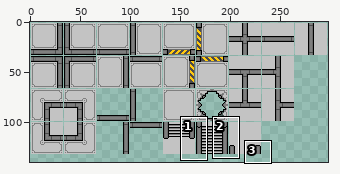
Two versions of one sprite sheet, Assets/Resources/Textures/Tiles/gameTiles01.png. The picture above shows the old version from afar; the outline marks the close-up.
Close-up. Before the commit:
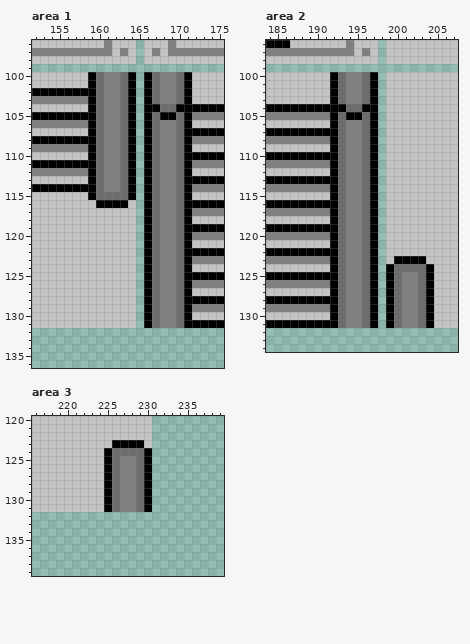
The file is 298x166 pixels. Colours within 5 levels of each other are drawn and written as one. Shown: area 1: x 152..175, y 96..136; area 2: x 184..207, y 96..134; area 3: x 216..239, y 120..139. The wide view leaves out empty margins. The commit also changed other parts of the picture, which this record leaves out.
The result:
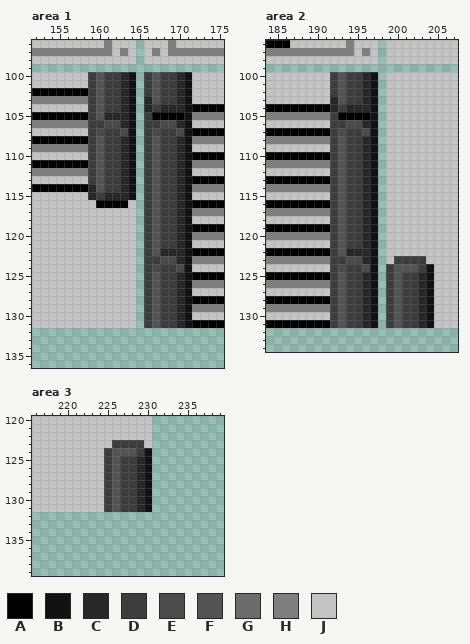
Palette (. is transparent): A #000000  B #121212  C #272727  D #3d3d3d  E #4b4b4b  F #535353  G #6c6c6c  H #7f7f7f  J #c3c3c3
Edits made:
Changed rows in their new state; - is an unchanged pixel.
Area 1:
first column x 159:
100 DFDDCB-DFDDCB
101 DFDDCB-DFDDCB
102 DFDDCB-DFDDCB
103 DFDDCB-CFDDCB
104 DFDDCB-CDCCCB
105 DFCCCB-DA--AB
106 DDEECB-DDEECB
107 DEDDEB-DEDDEB
108 DFDDCB-DFDDCB
109 DFDDCB-DFDDCB
110 DFDDCB-DFDDCB
111 DFDDCB-DFDDCB
112 DFDDCB-DFDDCB
113 DFDDCB-DFDDCB
114 CFDDCB-DFDDCB
115 CDCCCB-DFDDCB
116 -------DFDDCB
117 -------DFDDCB
118 -------DFDDCB
119 -------DFDDCB
120 -------DFDDCB
121 -------DFDDCB
122 -------DFCCCB
123 -------DDEECB
124 -------DEDDEB
125 -------DFDDCB
126 -------DFDDCB
127 -------DFDDCB
128 -------DFDDCB
129 -------DFDDCB
130 -------DFDDCB
131 -------DFDDCB
Area 2:
first column x 192:
100 DFDDCB-------
101 DFDDCB-------
102 DFDDCB-------
103 CFDDCB-------
104 CDCCCB-------
105 DA--AB-------
106 DDEECB-------
107 DEDDEB-------
108 DFDDCB-------
109 DFDDCB-------
110 DFDDCB-------
111 DFDDCB-------
112 DFDDCB-------
113 DFDDCB-------
114 DFDDCB-------
115 DFDDCB-------
116 DFDDCB-------
117 DFDDCB-------
118 DFDDCB-------
119 DFDDCB-------
120 DFDDCB-------
121 DFDDCB-------
122 DFCCCB-------
123 DDEECB--DDDD-
124 DEDDEB-DFFFDB
125 DFDDCB-DFDDCB
126 DFDDCB-DFDDCB
127 DFDDCB-DFDDCB
128 DFDDCB-DFDDCB
129 DFDDCB-DFDDCB
130 DFDDCB-DFDDCB
131 DFDDCB-DFDDCB
Area 3:
first column x 225:
123 -DDDD-
124 DFFFDB
125 DFDDCB
126 DFDDCB
127 DFDDCB
128 DFDDCB
129 DFDDCB
130 DFDDCB
131 DFDDCB
